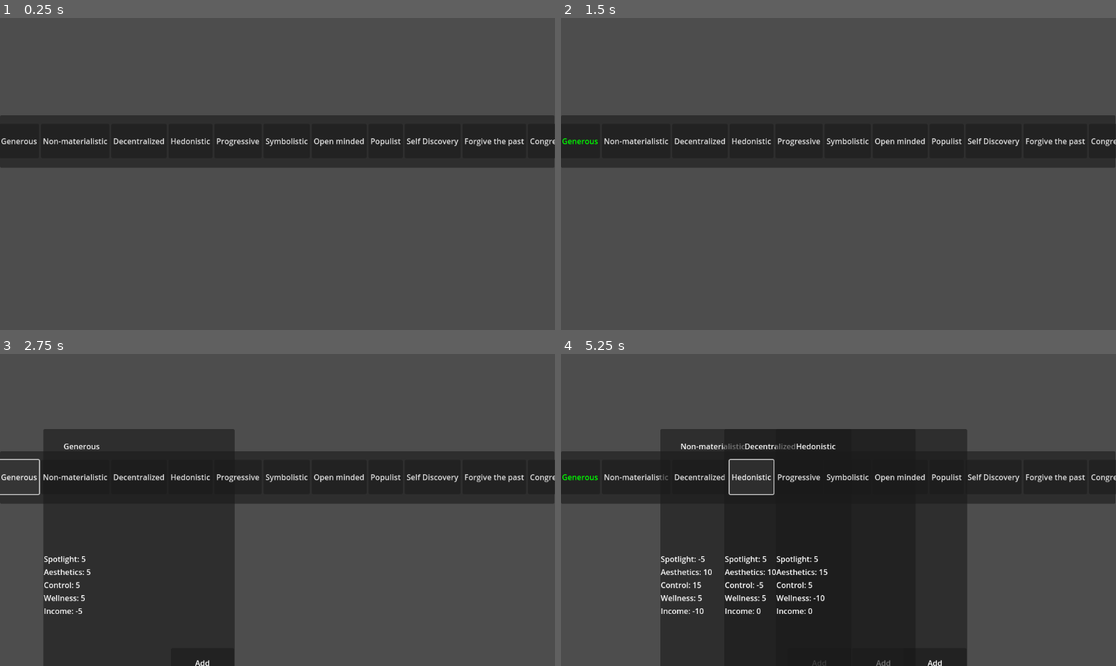
Above: before the commit, frames 1-4 (two rows, left to right).
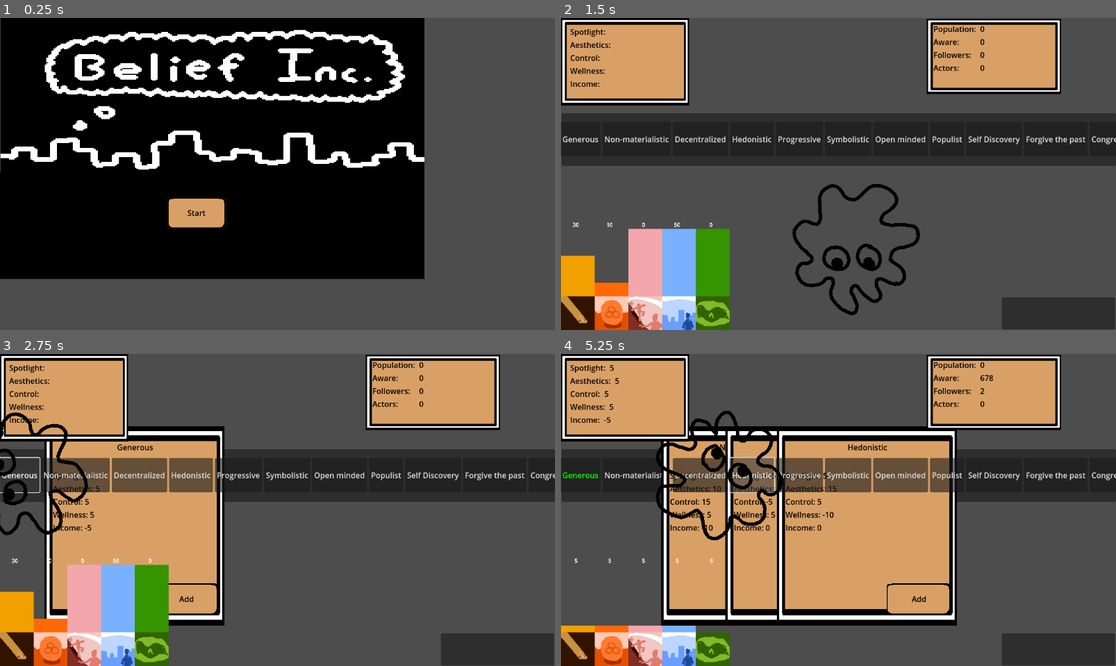
Above: after the commit, the same moments.

Repository: jrl1373/Belief_inc
Game: Godot game, scene res://src/MainMenu.tscn
Same seed, same stepped clock (60 frames per second), same inputs: the game is played once before the commit and once after it. Before the commit the project starts from res://src/transformations.tscn. The engine's default icon, where the game draws it, is replaced by a stand-in: a white triangle on a blue panel in a dark square.
Inputs (mouse positions are in pixels of both pictures, inside the frame that each line leads up to):
- Up to frame 1 (0.25 s): no input
- Up to frame 2 (1.5 s): click (577, 139) at 0.5 s, where only the run before the commit has a clickable "Generous"; click "Add" (after the commit: "Start") at 1.25 s
- Up to frame 3 (2.75 s): click "Generous" at 2 s
- Up to frame 4 (5.25 s): click "Add" at 2.75 s; click "Non-materialistic" at 3.5 s; click "Decentralized" at 4.25 s; click "Hedonistic" at 5 s

The runs differ from the first frame. In frame 1, 68% of the frame differs, in the area x 0-100%, y 0-84%; in frame 2, 27%; in frame 3, 43%; in frame 4, 59%.

Commit message:
added menu screen

Diff:
--- a/project.godot
+++ b/project.godot
@@ -11,7 +11,7 @@
 [application]
 
 config/name="Belief_Inc."
-run/main_scene="res://src/transformations.tscn"
+run/main_scene="res://src/MainMenu.tscn"
 config/features=PackedStringArray("4.1", "Forward Plus")
 config/icon="res://icon.svg"
 
@@ -22,3 +22,7 @@
 "events": [Object(InputEventMouseButton,"resource_local_to_scene":false,"resource_name":"","device":-1,"window_id":0,"a …(253 unchanged characters)…
 ]
 }
+
+[rendering]
+
+textures/canvas_textures/default_texture_filter=0
--- a/src/Ideology.gd
+++ b/src/Ideology/IdeologyAttDisplay.gd
@@ -7,6 +7,7 @@
 var aware = 0
 var followers = 0
 var actors = 0
+
 signal attribute_update(transformation)
 
 # Called when the node enters the scene tree for the first time.
@@ -42,10 +43,10 @@
 	var idx = 0
 	print("eee")
 	attribute_update.emit(attributes)
-	for i in $Attributes/Container.get_children():
-		var val = i.get_child(1)
+	var vals = get_tree().get_nodes_in_group("attribute_values")
+	for val in vals:
 		val.text = str(attributes[idx])
-		idx += 1
+		idx+=1
 
 
 
--- /dev/null
+++ b/src/Ideology/IdeologyAttDisplay.tscn
@@ -0,0 +1,82 @@
+[gd_scene load_steps=3 format=3 uid="uid://1tu66jpwgd2c"]
+
+[ext_resource type="Script" path="res://src/Ideology/IdeologyAttDisplay.gd" id="1_j75hp"]
+[ext_resource type="Texture2D" uid="uid://cd0ym77lq1s2c" path="res://UI/textbox.png" id="3_iwwwf"]
+
+[node name="Ideology" type="Node2D"]
+position = Vector2(1, 3)
+script = ExtResource("1_j75hp")
+
+[node name="Camera2D" type="Camera2D" parent="."]
+position = Vector2(576, 324)
+
+[node name="Attributes" type="VBoxContainer" parent="."]
+offset_left = 19.0
+offset_top = 17.0
+offset_right = 253.0
+offset_bottom = 163.0
+
+[node name="AttributePanel" type="Sprite2D" parent="Attributes"]
+position = Vector2(114, 74)
+scale = Vector2(1.10833, 1.34259)
+texture = ExtResource("3_iwwwf")
+
+[node name="Spotlight" type="HBoxContainer" parent="Attributes"]
+layout_mode = 2
+
+[node name="title" type="Label" parent="Attributes/Spotlight"]
+layout_mode = 2
+theme_override_colors/font_color = Color(0, 0, 0, 1)
+text = "Spotlight: "
+
+[node name="val" type="Label" parent="Attributes/Spotlight" groups=["attribute_values"]]
+layout_mode = 2
+theme_override_colors/font_color = Color(0, 0, 0, 1)
+
+[node name="Aesthetics" type="HBoxContainer" parent="Attributes"]
+layout_mode = 2
+
+[node name="title" type="Label" parent="Attributes/Aesthetics"]
+layout_mode = 2
+theme_override_colors/font_color = Color(0, 0, 0, 1)
+text = "Aesthetics: "
+
+[node name="val" type="Label" parent="Attributes/Aesthetics" groups=["attribute_values"]]
+layout_mode = 2
+theme_override_colors/font_color = Color(0, 0, 0, 1)
+
+[node name="Control" type="HBoxContainer" parent="Attributes"]
+layout_mode = 2
+
+[node name="title" type="Label" parent="Attributes/Control"]
+layout_mode = 2
+theme_override_colors/font_color = Color(0, 0, 0, 1)
+text = "Control: "
+
+[node name="val" type="Label" parent="Attributes/Control" groups=["attribute_values"]]
+layout_mode = 2
+theme_override_colors/font_color = Color(0, 0, 0, 1)
+
+[node name="Wellness" type="HBoxContainer" parent="Attributes"]
+layout_mode = 2
+
+[node name="title" type="Label" parent="Attributes/Wellness"]
+layout_mode = 2
+theme_override_colors/font_color = Color(0, 0, 0, 1)
+text = "Wellness: "
+
+[node name="val" type="Label" parent="Attributes/Wellness" groups=["attribute_values"]]
+layout_mode = 2
+theme_override_colors/font_color = Color(0, 0, 0, 1)
+
+[node name="Income" type="HBoxContainer" parent="Attributes"]
+layout_mode = 2
+
+[node name="title" type="Label" parent="Attributes/Income"]
+layout_mode = 2
+theme_override_colors/font_color = Color(0, 0, 0, 1)
+text = "Income: "
+
+[node name="val" type="Label" parent="Attributes/Income" groups=["attribute_values"]]
+layout_mode = 2
+theme_override_colors/font_color = Color(0, 0, 0, 1)
--- a/src/ideology_page.tscn
+++ b/src/Ideology/ideologygraph.tscn
@@ -1,14 +1,14 @@
 [gd_scene load_steps=7 format=3 uid="uid://beii1tabwkdrf"]
 
-[ext_resource type="Script" path="res://src/Ideology Page.gd" id="1_hudbh"]
+[ext_resource type="Script" path="res://src/Ideology/IdeologyGraph.gd" id="1_ws8yq"]
 [ext_resource type="Texture2D" uid="uid://3csrugllsoa0" path="res://attributes_final/asthetics.png" id="2_ayk3a"]
 [ext_resource type="Texture2D" uid="uid://3h5iy2j0k4kp" path="res://attributes_final/initiative.png" id="3_rule6"]
 [ext_resource type="Texture2D" uid="uid://bw40w1kkhhp5h" path="res://attributes_final/spotlight.png" id="4_oggid"]
 [ext_resource type="Texture2D" uid="uid://bpbsrbbx2hh8b" path="res://attributes_final/wellness.png" id="5_h2in1"]
 [ext_resource type="Texture2D" uid="uid://cjo3jwhk7eaaw" path="res://attributes_final/wealth.png" id="6_pouiw"]
 
-[node name="Ideology Page" type="Node2D"]
-script = ExtResource("1_hudbh")
+[node name="IdeologyGraph" type="Node2D"]
+script = ExtResource("1_ws8yq")
 
 [node name="Aesthetics" type="Sprite2D" parent="."]
 position = Vector2(150, -50)
--- /dev/null
+++ b/src/Main.gd
@@ -0,0 +1,16 @@
+extends Node
+
+
+# Called when the node enters the scene tree for the first time.
+func _ready():
+	pass # Replace with function body.
+
+
+# Called every frame. 'delta' is the elapsed time since the previous frame.
+func _process(delta):
+	pass
+
+
+func _on_button_pressed():
+	get_tree().change_scene_to_file("res://src/world/World.tscn")
+	pass # Replace with function body.
--- /dev/null
+++ b/src/MainMenu.tscn
@@ -0,0 +1,43 @@
+[gd_scene load_steps=4 format=3 uid="uid://dftdpop88isxs"]
+
+[ext_resource type="Texture2D" uid="uid://bprosywphmbiu" path="res://Screens/Title/title_concept.png" id="1_kqce0"]
+[ext_resource type="Script" path="res://src/Main.gd" id="1_rqe2b"]
+[ext_resource type="Texture2D" uid="uid://cv8s2wiye80nj" path="res://UI/button.png" id="2_0d74g"]
+
+[node name="MainMenu" type="Node2D"]
+script = ExtResource("1_rqe2b")
+
+[node name="Sprite2D" type="Sprite2D" parent="."]
+position = Vector2(441, 162.75)
+scale = Vector2(3.66667, 2.4037)
+texture = ExtResource("1_kqce0")
+
+[node name="ColorRect" type="ColorRect" parent="."]
+offset_left = -1.0
+offset_top = 320.0
+offset_right = 881.0
+offset_bottom = 542.0
+color = Color(0, 0, 0, 1)
+
+[node name="Start" type="Button" parent="ColorRect"]
+layout_mode = 0
+offset_left = 347.0
+offset_top = 54.0
+offset_right = 472.0
+offset_bottom = 118.0
+text = "Start"
+
+[node name="Sprite2D" type="Sprite2D" parent="ColorRect/Start"]
+position = Vector2(62, 32)
+texture = ExtResource("2_0d74g")
+
+[node name="Label" type="Label" parent="ColorRect/Start"]
+layout_mode = 0
+offset_right = 124.0
+offset_bottom = 62.0
+theme_override_colors/font_color = Color(0, 0, 0, 1)
+text = "Start"
+horizontal_alignment = 1
+vertical_alignment = 1
+
+[connection signal="pressed" from="ColorRect/Start" to="." method="_on_button_pressed"]
--- /dev/null
+++ b/src/Transformation/TransformationNode.tscn
@@ -0,0 +1,10 @@
+[gd_scene load_steps=3 format=3 uid="uid://cq8ujnjjx0ow2"]
+
+[ext_resource type="Script" path="res://src/Transformation/TransformationNode.gd" id="1_igkyk"]
+[ext_resource type="PackedScene" uid="uid://cc62h4komyljd" path="res://src/Transformation/transformation.tscn" id="2_hxqwr"]
+
+[node name="TransformationNode" type="Button"]
+script = ExtResource("1_igkyk")
+transformation_card = ExtResource("2_hxqwr")
+
+[connection signal="pressed" from="." to="." method="_on_pressed"]
--- a/src/transformation.gd
+++ b/src/Transformation/transformation.gd
@@ -10,13 +10,14 @@
 signal add_transformation
 # Called when the node enters the scene tree for the first time.
 func _ready():
-	$MContainer/Panel/Title.text = title
-	$MContainer/Panel/Flavor.text = flavor
-	$MContainer/Panel/Image.texture = load(image)
+	$Title.text = title
+	$Flavor.text = flavor
+#	$MContainer/Panel/Image.texture = load(image)
 	for i in range(len(attributes)):
 		var label = Label.new()
+		label.add_theme_color_override("font_color","Black")
 		label.text = attribute_names[i] + ": "+  str(attributes[i])
-		$MContainer/Panel/Attributes.add_child(label)
+		$Attributes.add_child(label)
 	pass # Replace with function body.
 
 
--- /dev/null
+++ b/src/Transformation/transformation.tscn
@@ -0,0 +1,63 @@
+[gd_scene load_steps=4 format=3 uid="uid://cc62h4komyljd"]
+
+[ext_resource type="Script" path="res://src/Transformation/transformation.gd" id="1_vjy0y"]
+[ext_resource type="Texture2D" uid="uid://cd0ym77lq1s2c" path="res://UI/textbox.png" id="2_ji57m"]
+[ext_resource type="Texture2D" uid="uid://cv8s2wiye80nj" path="res://UI/button.png" id="3_y5v5o"]
+
+[node name="Transformation" type="Node2D"]
+script = ExtResource("1_vjy0y")
+
+[node name="MContainer" type="MarginContainer" parent="."]
+offset_right = 381.0
+offset_bottom = 413.0
+
+[node name="Sprite2D" type="Sprite2D" parent="."]
+position = Vector2(188, 205.25)
+scale = Vector2(1.55833, 3.06296)
+texture = ExtResource("2_ji57m")
+
+[node name="Title" type="Label" parent="."]
+offset_left = 20.0
+offset_top = 30.0
+offset_right = 359.0
+offset_bottom = 56.0
+theme_override_colors/font_color = Color(0, 0, 0, 1)
+text = "Text!"
+horizontal_alignment = 1
+
+[node name="Attributes" type="VBoxContainer" parent="."]
+offset_left = 19.0
+offset_top = 89.0
+offset_right = 359.0
+offset_bottom = 229.0
+
+[node name="Flavor" type="Label" parent="."]
+offset_left = 21.0
+offset_top = 262.0
+offset_right = 358.0
+offset_bottom = 320.0
+theme_override_colors/font_color = Color(0, 0, 0, 1)
+
+[node name="Button" type="Button" parent="."]
+offset_left = 230.0
+offset_top = 327.0
+offset_right = 362.0
+offset_bottom = 389.0
+
+[node name="Sprite2D" type="Sprite2D" parent="Button"]
+position = Vector2(65, 30)
+scale = Vector2(1.1, 1)
+texture = ExtResource("3_y5v5o")
+
+[node name="Label" type="Label" parent="Button"]
+layout_mode = 0
+offset_left = 1.0
+offset_right = 132.0
+offset_bottom = 59.0
+theme_override_colors/font_color = Color(0, 0, 0, 1)
+text = "Add
+"
+horizontal_alignment = 1
+vertical_alignment = 1
+
+[connection signal="pressed" from="Button" to="." method="_on_button_pressed"]
--- a/src/transformations.tscn
+++ b/src/Transformation/transformations.tscn
@@ -1,14 +1,14 @@
 [gd_scene load_steps=4 format=3 uid="uid://b2rh2vtvbxfks"]
 
-[ext_resource type="Script" path="res://src/Transformations.gd" id="1_1q8uo"]
-[ext_resource type="PackedScene" uid="uid://bc2m72joy5va" path="res://src/transformation.tscn" id="2_5df1d"]
-[ext_resource type="PackedScene" uid="uid://cq8ujnjjx0ow2" path="res://src/TransformationNode.tscn" id="3_wqmmr"]
+[ext_resource type="Script" path="res://src/Transformation/Transformations.gd" id="1_7jdyr"]
+[ext_resource type="PackedScene" uid="uid://cc62h4komyljd" path="res://src/Transformation/transformation.tscn" id="2_4y0if"]
+[ext_resource type="PackedScene" uid="uid://cq8ujnjjx0ow2" path="res://src/Transformation/TransformationNode.tscn" id="3_xupxu"]
 
 [node name="Transformations" type="Node2D"]
 position = Vector2(-2, 4)
-script = ExtResource("1_1q8uo")
-transformation_scn = ExtResource("2_5df1d")
-transformation_nd = ExtResource("3_wqmmr")
+script = ExtResource("1_7jdyr")
+transformation_scn = ExtResource("2_4y0if")
+transformation_nd = ExtResource("3_xupxu")
 
 [node name="MarginContainer" type="MarginContainer" parent="."]
 offset_left = 2.0
--- a/src/TransformationNode.tscn
+++ /dev/null
@@ -1,10 +0,0 @@
-[gd_scene load_steps=3 format=3 uid="uid://cq8ujnjjx0ow2"]
-
-[ext_resource type="Script" path="res://src/TransformationNode.gd" id="1_7t4gf"]
-[ext_resource type="PackedScene" uid="uid://bc2m72joy5va" path="res://src/transformation.tscn" id="2_mla35"]
-
-[node name="TransformationNode" type="Button"]
-script = ExtResource("1_7t4gf")
-transformation_card = ExtResource("2_mla35")
-
-[connection signal="pressed" from="." to="." method="_on_pressed"]
--- a/src/Country.gd
+++ b/src/World/Country.gd
@@ -16,17 +16,17 @@
 func calculate_population_change(spotlight,aesthetics,control):
 	var non_believers = population - (aware + followers + actors)
 	var effectiveness = sigmoid_test()
-	var new_aware =  non_believers * spotlight/100 * effectiveness * DIFF_MOD
+	var new_aware =  max(0,non_believers * spotlight/100 * effectiveness * DIFF_MOD)
 	print(new_aware)
 	aware += new_aware
 	var non_followers = aware - (followers + actors)
-	var new_followers = non_followers * aesthetics/100 * effectiveness * DIFF_MOD
+	var new_followers =  max(0,non_followers * aesthetics/100 * effectiveness * DIFF_MOD)
 	print(new_followers)
 	aware -= new_followers
 	followers += new_followers
 
 	var non_actors = followers - actors
-	var new_actors = non_actors * control/100 * effectiveness * DIFF_MOD
+	var new_actors = max(0,non_actors * control/100 * effectiveness * DIFF_MOD)
 	print(new_followers)
 	followers -= new_actors
 	actors += new_actors
@@ -38,9 +38,9 @@
 
 # Called every frame. 'delta' is the elapsed time since the previous frame.
 func _process(delta):
-	$Panel/GridContainer/AwareVal.text = str(int(aware))
-	$Panel/GridContainer/FollowersVal.text = str(int(followers))
-	$Panel/GridContainer/ActorVal.text = str(int(actors))
+	$GridContainer/AwareVal.text = str(int(aware))
+	$GridContainer/FollowersVal.text = str(int(followers))
+	$GridContainer/ActorVal.text = str(int(actors))
 	pass
 
 func calculate_believers():
--- a/src/World.tscn
+++ b/src/World/World.tscn
@@ -1,34 +1,34 @@
 [gd_scene load_steps=14 format=3 uid="uid://bar3twhxb5lks"]
 
-[ext_resource type="Script" path="res://src/World.gd" id="1_skylc"]
-[ext_resource type="PackedScene" uid="uid://b2rh2vtvbxfks" path="res://src/transformations.tscn" id="2_5gv21"]
-[ext_resource type="PackedScene" uid="uid://d2sp1x0xfafyc" path="res://src/Ideology.tscn" id="3_lppiv"]
-[ext_resource type="PackedScene" uid="uid://der47yc2tnjrh" path="res://src/country.tscn" id="4_05ndq"]
-[ext_resource type="Texture2D" uid="uid://cu0kya6aioflb" path="res://advisor.png" id="5_tjwj0"]
-[ext_resource type="PackedScene" uid="uid://beii1tabwkdrf" path="res://src/ideology_page.tscn" id="6_mwbul"]
+[ext_resource type="Script" path="res://src/World/World.gd" id="1_c31vw"]
+[ext_resource type="PackedScene" uid="uid://b2rh2vtvbxfks" path="res://src/Transformation/transformations.tscn" id="2_fwwft"]
+[ext_resource type="PackedScene" uid="uid://1tu66jpwgd2c" path="res://src/Ideology/IdeologyAttDisplay.tscn" id="3_xncul"]
+[ext_resource type="PackedScene" uid="uid://bie6kxy6mfuc6" path="res://src/World/country.tscn" id="4_si4ar"]
+[ext_resource type="Texture2D" uid="uid://cu0kya6aioflb" path="res://advisor.png" id="5_ajwdv"]
+[ext_resource type="PackedScene" uid="uid://beii1tabwkdrf" path="res://src/Ideology/ideologygraph.tscn" id="6_m3agx"]
 
 [sub_resource type="AtlasTexture" id="AtlasTexture_o5cbo"]
-atlas = ExtResource("5_tjwj0")
+atlas = ExtResource("5_ajwdv")
 region = Rect2(0, 0, 724, 772)
 
 [sub_resource type="AtlasTexture" id="AtlasTexture_k5p6o"]
-atlas = ExtResource("5_tjwj0")
+atlas = ExtResource("5_ajwdv")
 region = Rect2(724, 0, 724, 772)
 
 [sub_resource type="AtlasTexture" id="AtlasTexture_sk8m1"]
-atlas = ExtResource("5_tjwj0")
+atlas = ExtResource("5_ajwdv")
 region = Rect2(1448, 0, 724, 772)
 
 [sub_resource type="AtlasTexture" id="AtlasTexture_gfqy3"]
-atlas = ExtResource("5_tjwj0")
+atlas = ExtResource("5_ajwdv")
 region = Rect2(2172, 0, 724, 772)
 
 [sub_resource type="AtlasTexture" id="AtlasTexture_g02e8"]
-atlas = ExtResource("5_tjwj0")
+atlas = ExtResource("5_ajwdv")
 region = Rect2(2896, 0, 724, 772)
 
 [sub_resource type="AtlasTexture" id="AtlasTexture_foe86"]
-atlas = ExtResource("5_tjwj0")
+atlas = ExtResource("5_ajwdv")
 region = Rect2(3620, 0, 724, 772)
 
 [sub_resource type="SpriteFrames" id="SpriteFrames_fo6f2"]
@@ -58,12 +58,12 @@
 }]
 
 [node name="World" type="Node2D"]
-script = ExtResource("1_skylc")
+script = ExtResource("1_c31vw")
 
-[node name="Transformations" parent="." instance=ExtResource("2_5gv21")]
+[node name="Transformations" parent="." instance=ExtResource("2_fwwft")]
 position = Vector2(0, 0)
 
-[node name="Ideology" parent="." instance=ExtResource("3_lppiv")]
+[node name="Ideology" parent="." instance=ExtResource("3_xncul")]
 position = Vector2(1, 0)
 
 [node name="Panel" type="Panel" parent="."]
@@ -72,7 +72,7 @@
 offset_right = 1151.0
 offset_bottom = 647.0
 
-[node name="Country" parent="." instance=ExtResource("4_05ndq")]
+[node name="Country" parent="." instance=ExtResource("4_si4ar")]
 position = Vector2(760, 2)
 
 [node name="Timer" type="Timer" parent="."]
@@ -86,7 +86,7 @@
 scale = Vector2(0.361878, 0.360104)
 sprite_frames = SubResource("SpriteFrames_fo6f2")
 
-[node name="Ideology Page" parent="." instance=ExtResource("6_mwbul")]
+[node name="Ideology Page" parent="." instance=ExtResource("6_m3agx")]
 position = Vector2(1, 648)
 scale = Vector2(0.7, 0.7)
 
--- /dev/null
+++ b/src/World/country.tscn
@@ -0,0 +1,59 @@
+[gd_scene load_steps=3 format=3 uid="uid://bie6kxy6mfuc6"]
+
+[ext_resource type="Script" path="res://src/World/Country.gd" id="1_w3210"]
+[ext_resource type="Texture2D" uid="uid://cd0ym77lq1s2c" path="res://UI/textbox.png" id="2_4cl5a"]
+
+[node name="Country" type="Node2D"]
+script = ExtResource("1_w3210")
+
+[node name="Sprite2D" type="Sprite2D" parent="."]
+scale = Vector2(1.1625, 1.15556)
+texture = ExtResource("2_4cl5a")
+centered = false
+
+[node name="GridContainer" type="GridContainer" parent="."]
+offset_left = 14.0
+offset_top = 9.0
+offset_right = 270.0
+offset_bottom = 136.0
+columns = 2
+
+[node name="PopText" type="Label" parent="GridContainer"]
+layout_mode = 2
+theme_override_colors/font_color = Color(0, 0, 0, 1)
+text = "Population: "
+
+[node name="PopVal" type="Label" parent="GridContainer"]
+layout_mode = 2
+theme_override_colors/font_color = Color(0, 0, 0, 1)
+text = "0"
+
+[node name="AwareText" type="Label" parent="GridContainer"]
+layout_mode = 2
+theme_override_colors/font_color = Color(0, 0, 0, 1)
+text = "Aware: "
+
+[node name="AwareVal" type="Label" parent="GridContainer"]
+layout_mode = 2
+theme_override_colors/font_color = Color(0, 0, 0, 1)
+text = "0"
+
+[node name="FollowersText" type="Label" parent="GridContainer"]
+layout_mode = 2
+theme_override_colors/font_color = Color(0, 0, 0, 1)
+text = "Followers: "
+
+[node name="FollowersVal" type="Label" parent="GridContainer"]
+layout_mode = 2
+theme_override_colors/font_color = Color(0, 0, 0, 1)
+text = "0"
+
+[node name="ActorText" type="Label" parent="GridContainer"]
+layout_mode = 2
+theme_override_colors/font_color = Color(0, 0, 0, 1)
+text = "Actors: "
+
+[node name="ActorVal" type="Label" parent="GridContainer"]
+layout_mode = 2
+theme_override_colors/font_color = Color(0, 0, 0, 1)
+text = "0"
--- a/src/country.tscn
+++ /dev/null
@@ -1,52 +0,0 @@
-[gd_scene load_steps=2 format=3 uid="uid://der47yc2tnjrh"]
-
-[ext_resource type="Script" path="res://src/Country.gd" id="1_711qb"]
-
-[node name="Country" type="Node2D"]
-script = ExtResource("1_711qb")
-
-[node name="Panel" type="Panel" parent="."]
-offset_left = -3.0
-offset_top = 1.0
-offset_right = 393.0
-offset_bottom = 133.0
-
-[node name="GridContainer" type="GridContainer" parent="Panel"]
-layout_mode = 0
-offset_left = 4.0
-offset_top = -1.0
-offset_right = 400.0
-offset_bottom = 126.0
-columns = 2
-
-[node name="PopText" type="Label" parent="Panel/GridContainer"]
-layout_mode = 2
-text = "Population: "
-
-[node name="PopVal" type="Label" parent="Panel/GridContainer"]
-layout_mode = 2
-text = "0"
-
-[node name="AwareText" type="Label" parent="Panel/GridContainer"]
-layout_mode = 2
-text = "Aware: "
-
-[node name="AwareVal" type="Label" parent="Panel/GridContainer"]
-layout_mode = 2
-text = "0"
-
-[node name="FollowersText" type="Label" parent="Panel/GridContainer"]
-layout_mode = 2
-text = "Followers: "
-
-[node name="FollowersVal" type="Label" parent="Panel/GridContainer"]
-layout_mode = 2
-text = "0"
-
-[node name="ActorText" type="Label" parent="Panel/GridContainer"]
-layout_mode = 2
-text = "Actors: "
-
-[node name="ActorVal" type="Label" parent="Panel/GridContainer"]
-layout_mode = 2
-text = "0"
--- a/src/ideology.tscn
+++ /dev/null
@@ -1,85 +0,0 @@
-[gd_scene load_steps=2 format=3 uid="uid://d2sp1x0xfafyc"]
-
-[ext_resource type="Script" path="res://src/Ideology.gd" id="1_htnpl"]
-
-[node name="Ideology" type="Node2D"]
-script = ExtResource("1_htnpl")
-
-[node name="Button" type="Button" parent="."]
-offset_left = 1.0
-offset_top = 549.0
-offset_right = 217.0
-offset_bottom = 647.0
-
-[node name="Label" type="Label" parent="Button"]
-layout_mode = 0
-offset_right = 217.0
-offset_bottom = 99.0
-text = "Transformations"
-horizontal_alignment = 1
-vertical_alignment = 1
-
-[node name="Camera2D" type="Camera2D" parent="."]
-position = Vector2(576, 324)
-
-[node name="Attributes" type="Panel" parent="."]
-offset_right = 401.0
-offset_bottom = 164.0
-
-[node name="Container" type="VBoxContainer" parent="Attributes"]
-layout_mode = 0
-offset_right = 401.0
-offset_bottom = 165.0
-tooltip_text = "eeeeee"
-
-[node name="Spotlight" type="HBoxContainer" parent="Attributes/Container"]
-layout_mode = 2
-
-[node name="title" type="Label" parent="Attributes/Container/Spotlight"]
-layout_mode = 2
-text = "Spotlight: "
-
-[node name="val" type="Label" parent="Attributes/Container/Spotlight"]
-layout_mode = 2
-
-[node name="Aesthetics" type="HBoxContainer" parent="Attributes/Container"]
-layout_mode = 2
-
-[node name="title" type="Label" parent="Attributes/Container/Aesthetics"]
-layout_mode = 2
-text = "Aesthetics: "
-
-[node name="val" type="Label" parent="Attributes/Container/Aesthetics"]
-layout_mode = 2
-
-[node name="Control" type="HBoxContainer" parent="Attributes/Container"]
-layout_mode = 2
-
-[node name="title" type="Label" parent="Attributes/Container/Control"]
-layout_mode = 2
-text = "Control: "
-
-[node name="val" type="Label" parent="Attributes/Container/Control"]
-layout_mode = 2
-
-[node name="Wellness" type="HBoxContainer" parent="Attributes/Container"]
-layout_mode = 2
-
-[node name="title" type="Label" parent="Attributes/Container/Wellness"]
-layout_mode = 2
-text = "Wellness: "
-
-[node name="val" type="Label" parent="Attributes/Container/Wellness"]
-layout_mode = 2
-
-[node name="Income" type="HBoxContainer" parent="Attributes/Container"]
-layout_mode = 2
-
-[node name="title" type="Label" parent="Attributes/Container/Income"]
-layout_mode = 2
-text = "Income: "
-
-[node name="val" type="Label" parent="Attributes/Container/Income"]
-layout_mode = 2
-
-[connection signal="pressed" from="Button" to="." method="_on_button_pressed"]
--- a/src/transformation.tscn
+++ /dev/null
@@ -1,59 +0,0 @@
-[gd_scene load_steps=3 format=3 uid="uid://bc2m72joy5va"]
-
-[ext_resource type="Script" path="res://src/transformation.gd" id="1_tp052"]
-[ext_resource type="Texture2D" uid="uid://co0jyru2ayvhr" path="res://icon.svg" id="2_rily3"]
-
-[node name="Transformation" type="Node2D"]
-script = ExtResource("1_tp052")
-
-[node name="MContainer" type="MarginContainer" parent="."]
-offset_right = 397.0
-offset_bottom = 514.0
-
-[node name="Panel" type="Panel" parent="MContainer"]
-layout_mode = 2
-
-[node name="Title" type="Label" parent="MContainer/Panel"]
-layout_mode = 0
-offset_left = 42.0
-offset_top = 24.0
-offset_right = 358.0
-offset_bottom = 52.0
-text = "Text!"
-
-[node name="Image" type="Sprite2D" parent="MContainer/Panel"]
-position = Vector2(80, 70)
-scale = Vector2(1.54688, 1.39844)
-texture = ExtResource("2_rily3")
-centered = false
-
-[node name="Attributes" type="VBoxContainer" parent="MContainer/Panel"]
-layout_mode = 0
-offset_left = 1.0
-offset_top = 258.0
-offset_right = 395.0
-offset_bottom = 513.0
-
-[node name="Flavor" type="Label" parent="MContainer/Panel"]
-layout_mode = 0
-offset_right = 40.0
-offset_bottom = 23.0
-
-[node name="Button" type="Button" parent="MContainer/Panel"]
-layout_mode = 0
-offset_left = 265.0
-offset_top = 455.0
-offset_right = 396.0
-offset_bottom = 514.0
-
-[node name="Label" type="Label" parent="MContainer/Panel/Button"]
-layout_mode = 0
-offset_top = 1.0
-offset_right = 131.0
-offset_bottom = 60.0
-text = "Add
-"
-horizontal_alignment = 1
-vertical_alignment = 1
-
-[connection signal="pressed" from="MContainer/Panel/Button" to="." method="_on_button_pressed"]
Not shown, added: UI/button.png.import
Not shown, added: UI/textbox.png.import
Not shown, added: UI/textbox_advisor.png.import
Not shown, added: leaf_spotlight_tree.png.import
Renamed: src/Ideology2.gd -> src/Ideology/Ideology.gd
Renamed: src/Ideology Page.gd -> src/Ideology/IdeologyGraph.gd
Renamed: src/TransformationNode.gd -> src/Transformation/TransformationNode.gd
Renamed: src/Transformations.gd -> src/Transformation/Transformations.gd
Renamed: src/transformation_node.tscn -> src/Transformation/transformation_node.tscn
Renamed: src/transformation_page.tscn -> src/Transformation/transformation_page.tscn
Renamed: src/World.gd -> src/World/World.gd
